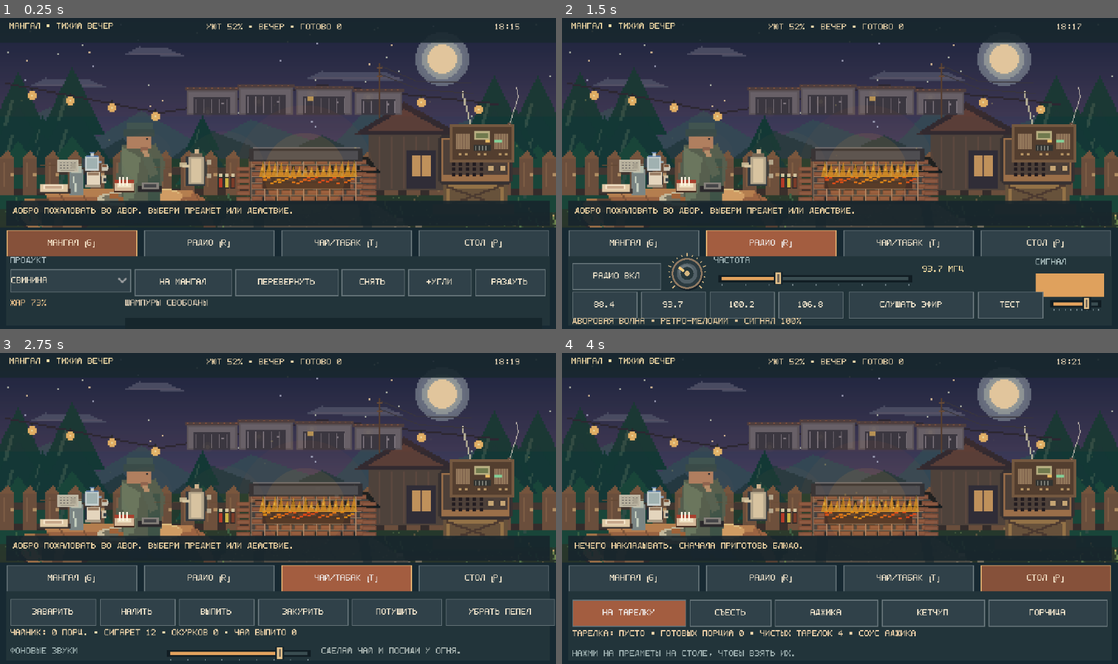
Above: before the commit, frames 1-4 (two rows, left to right).
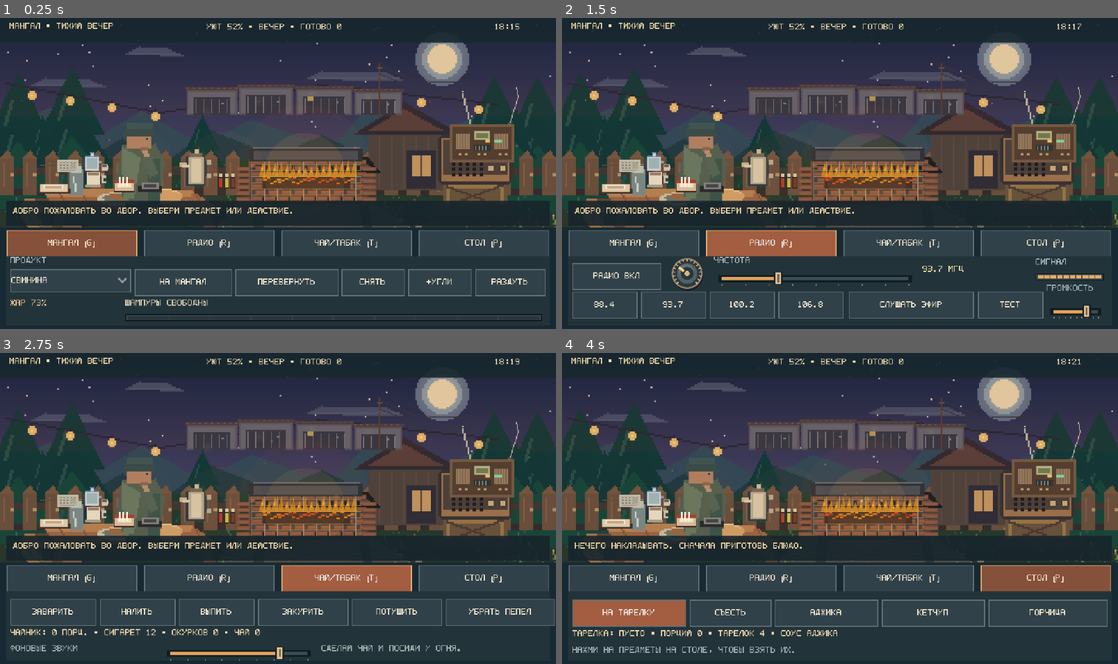
Above: after the commit, the same moments.

Repository: VovaShkrobtak/mangal-tihiy-vecher
Game: Godot game, scene res://scenes/main.tscn
Two runs of this game, one before a commit and one after it. Both use one fixed random seed, a clock stepped at 60 frames per second and the inputs below.
Inputs:
- Up to frame 1 (0.25 s): no input
- Up to frame 2 (1.5 s): click "МАНГАЛ [G]" at 0.5 s; click "РАДИО [R]" at 1.25 s
- Up to frame 3 (2.75 s): click "ЧАЙ/ТАБАК [T]" at 2 s
- Up to frame 4 (4 s): click "СТОЛ [P]" at 2.75 s; click "НА ТАРЕЛКУ" at 3.5 s

The runs differ from the first frame. In frame 1, 0.3% of the frame differs, in the area x 22-98%, y 95-98%; in frame 2, 1.5%, in the area x 1-98%, y 75-99%; in frame 3, 0.5%; in frame 4, 1.0%.

Commit message:
Fix radio HUD overflow: native meter sizing, duplicate announcements and panel clipping

Diff:
--- a/mangal_evening/scripts/hud.gd
+++ b/mangal_evening/scripts/hud.gd
@@ -6,6 +6,7 @@
 const Data = preload("res://scripts/data.gd")
 const PixelFont = preload("res://scripts/pixel_font.gd")
 const PixelSlider = preload("res://scripts/pixel_slider.gd")
+const PixelMeter = preload("res://scripts/pixel_meter.gd")
 const RadioDial = preload("res://scripts/radio_dial.gd")
 
 var state = null
@@ -20,7 +21,7 @@
 var hint_label: Label
 var coal_label: Label
 var food_label: Label
-var progress_bar: ProgressBar
+var progress_bar: Control
 var radio_label: Label
 var radio_freq_label: Label
 var rest_label: Label
@@ -29,13 +30,14 @@
 var volume_slider: Control
 var ambience_slider: Control
 var radio_dial: Control
-var reception_bar: ProgressBar
+var reception_bar: Control
 var radio_toggle: Button
 var food_picker: OptionButton
 var panels: Array[Control] = []
 var tabs: Array[Button] = []
 var interactive: Array[Control] = []
 var pixel_font: FontFile
+var ui_labels: Array[Label] = []
 
 func setup(game_state: Node, tuner: Node, ambience: Node) -> void:
 	state = game_state
@@ -52,18 +54,33 @@
 	toast_timer = maxf(0.0, toast_timer - delta)
 	if toast_timer <= 0.0 and hint_label != null:
 		var speech: String = radio.broadcast_description()
-		hint_label.text = ("РАДИО: " + speech) if speech != "" else "КАСАНИЕ: СТОЛ — ПРЕДМЕТЫ, МАНГАЛ — ШАМПУРЫ, РАДИО — ВОЛНА."
+		if selected_tab == 1:
+			var station_line: String = speech if speech != "" else radio.station_description()
+			hint_label.text = _one_line("РАДИО: " + station_line, 90)
+		else:
+			hint_label.text = "КАСАНИЕ: ПРЕДМЕТЫ НА СТОЛЕ, МАНГАЛ, РАДИО. ВЫБЕРИ ВКЛАДКУ."
+
+func _one_line(message: String, limit: int = 88) -> String:
+	var line: String = message.replace("\n", " ").strip_edges()
+	if line.length() <= limit:
+		return line
+	var cutoff: int = line.rfind(" ", limit - 4)
+	if cutoff < limit / 2:
+		cutoff = limit - 3
+	return line.substr(0, cutoff).strip_edges() + "..."
 
 func _label(parent: Node, txt: String, x: float, y: float, width: float, font_size: int = 11, color: Color = Color("#f2ddbc")) -> Label:
 	var l := Label.new()
 	l.text = txt
 	l.position = Vector2(x, y)
-	l.size = Vector2(width, 18)
+	l.size = Vector2(width, 13)
 	l.clip_text = true
+	l.text_overrun_behavior = TextServer.OVERRUN_TRIM_ELLIPSIS
 	l.add_theme_font_override("font", pixel_font)
 	l.add_theme_font_size_override("font_size", font_size)
 	l.add_theme_color_override("font_color", color)
 	parent.add_child(l)
+	ui_labels.append(l)
 	return l
 
 func _style(button: Button, active: bool = false) -> void:
@@ -112,21 +129,12 @@
 	interactive.append(slider)
 	return slider
 
-func _bar(parent: Node, x: float, y: float, w: float) -> ProgressBar:
-	var bar := ProgressBar.new()
+func _bar(parent: Node, x: float, y: float, w: float) -> Control:
+	var bar := PixelMeter.new()
+	bar.name = "PixelMeter"
 	bar.position = Vector2(x, y)
 	bar.size = Vector2(w, 8)
-	bar.max_value = 100.0
-	bar.show_percentage = false
 	bar.mouse_filter = Control.MOUSE_FILTER_IGNORE
-	var bg := StyleBoxFlat.new()
-	bg.bg_color = Color("#16262c")
-	bg.set_corner_radius_all(0)
-	var fill := StyleBoxFlat.new()
-	fill.bg_color = Color("#dfa15d")
-	fill.set_corner_radius_all(0)
-	bar.add_theme_stylebox_override("background", bg)
-	bar.add_theme_stylebox_override("fill", fill)
 	parent.add_child(bar)
 	return bar
 
@@ -191,7 +199,7 @@
 	_button(panel, "РАЗДУТЬ", 547, 291, 81, 27, _send.bind("fan"))
 	coal_label = _label(panel, "", 12, 326, 127, 11, Color("#ffce92"))
 	food_label = _label(panel, "", 144, 326, 480, 11, Color("#e9d7bd"))
-	progress_bar = _bar(panel, 144, 347, 480)
+	progress_bar = _bar(panel, 144, 343, 480)
 
 func _make_radio(panel: Control) -> void:
 	radio_toggle = _button(panel, "РАДИО ВКЛ", 12, 284, 95, 26, _send.bind("power"))
@@ -213,8 +221,10 @@
 		_button(panel, "%0.1f" % float(station["freq"]), 12 + float(i) * 79.0, 317, 75, 26, _preset.bind(i))
 	_button(panel, "СЛУШАТЬ ЭФИР", 330, 317, 144, 26, _send.bind("radio_broadcast"))
 	_button(panel, "ТЕСТ", 479, 317, 75, 26, _send.bind("radio_test"))
-	volume_slider = _pixel_slider(panel, 558, 321, 67, 0.0, 1.0, 0.05, radio.volume, _volume_changed)
-	radio_label = _label(panel, "", 12, 347, 615, 10, Color("#e4c99e"))
+	volume_slider = _pixel_slider(panel, 558, 330, 67, 0.0, 1.0, 0.05, radio.volume, _volume_changed)
+	# The single radio status/broadcast line lives in the upper hint panel.
+	# No duplicate text at the bottom edge of the viewport.
+	_label(panel, "ГРОМКОСТЬ", 558, 309, 70, 8, Color("#a3b5b9"))
 
 func _make_rest(panel: Control) -> void:
 	_button(panel, "ЗАВАРИТЬ", 12, 285, 99, 28, _send.bind("brew"))
@@ -224,9 +234,9 @@
 	_button(panel, "ПОТУШИТЬ", 405, 285, 104, 28, _send.bind("extinguish"))
 	_button(panel, "УБРАТЬ ПЕПЕЛ", 513, 285, 115, 28, _send.bind("empty_ashtray"))
 	rest_label = _label(panel, "", 12, 320, 612, 11, Color("#ffe0b2"))
-	_label(panel, "ФОНОВЫЕ ЗВУКИ", 12, 341, 170, 9, Color("#a6b9b9"))
+	_label(panel, "ФОНОВЫЕ ЗВУКИ", 12, 338, 170, 9, Color("#a6b9b9"))
 	ambience_slider = _pixel_slider(panel, 188, 338, 174, 0.0, 1.0, 0.05, soundscape.ambient_volume, _ambient_changed)
-	_label(panel, "СДЕЛАЙ ЧАЙ И ПОСИДИ У ОГНЯ.", 370, 341, 254, 9, Color("#b2bdb9"))
+	_label(panel, "СДЕЛАЙ ЧАЙ И ПОСИДИ У ОГНЯ.", 370, 338, 254, 9, Color("#b2bdb9"))
 
 func _make_table(panel: Control) -> void:
 	_button(panel, "НА ТАРЕЛКУ", 12, 286, 131, 27, _send.bind("plate"))
@@ -235,7 +245,7 @@
 	_button(panel, "КЕТЧУП", 368, 286, 119, 27, _sauce.bind(1))
 	_button(panel, "ГОРЧИЦА", 491, 286, 137, 27, _sauce.bind(2))
 	table_label = _label(panel, "", 12, 321, 612, 11, Color("#ffdeb2"))
-	_label(panel, "НАЖМИ НА ПРЕДМЕТЫ НА СТОЛЕ, ЧТОБЫ ВЗЯТЬ ИХ.", 12, 344, 610, 9, Color("#a7b9b9"))
+	_label(panel, "НАЖМИ НА ПРЕДМЕТЫ НА СТОЛЕ, ЧТОБЫ ВЗЯТЬ ИХ.", 12, 340, 610, 9, Color("#a7b9b9"))
 
 func _send(action: String) -> void:
 	request.emit(action, null)
@@ -297,16 +307,16 @@
 	radio_freq_label.text = "%0.1f МГЦ" % radio.frequency
 	reception_bar.value = radio.reception * 100.0
 	var program: String = radio.broadcast_description()
-	radio_label.text = program if program != "" else radio.station_description()
+	## Radio status is shown once in the message strip, not below the controls.
 	if not is_equal_approx(radio_slider.value, radio.frequency):
 		radio_slider.set_value_no_signal(radio.frequency)
 	if not is_equal_approx(radio_dial.frequency, radio.frequency):
 		radio_dial.set_frequency(radio.frequency)
 	if not is_equal_approx(volume_slider.value, radio.volume):
 		volume_slider.set_value_no_signal(radio.volume)
-	rest_label.text = "%s • СИГАРЕТ %d • ОКУРКОВ %d • ЧАЙ ВЫПИТО %d" % [state.cup_description(), state.cigarettes_in_pack, state.ashtray_ash, state.tea_count]
+	rest_label.text = _one_line("%s • СИГАРЕТ %d • ОКУРКОВ %d • ЧАЙ %d" % [state.cup_description(), state.cigarettes_in_pack, state.ashtray_ash, state.tea_count], 84)
 	var plate_info := "ТАРЕЛКА: ПУСТО" if state.plated_food == "" else "ТАРЕЛКА: %s %s" % [state.plated_food, state.plated_sauce]
-	table_label.text = "%s • ГОТОВЫХ ПОРЦИЙ %d • ЧИСТЫХ ТАРЕЛОК %d • СОУС %s" % [plate_info, state.unplated_portions, state.plates_clean, state.sauce_selected]
+	table_label.text = _one_line("%s • ПОРЦИЙ %d • ТАРЕЛОК %d • СОУС %s" % [plate_info, state.unplated_portions, state.plates_clean, state.sauce_selected], 84)
 
 func layout_errors() -> PackedStringArray:
 	# CI regression guard: every clickable region must be in the 640x360 viewport,
@@ -326,5 +336,15 @@
 				if rect.intersects(other.get_global_rect()):
 					issues.append("Overlap: %s %s and %s %s at tab %d" % [control.name, str(rect), other.name, str(other.get_global_rect()), t])
 			visible_controls.append(control)
+	# Labels must not be truncated by the bottom of the game viewport.
+	for label in ui_labels:
+		if not label.is_visible_in_tree():
+			continue
+		var lr: Rect2 = label.get_global_rect()
+		if lr.position.y < 0.0 or lr.end.y > 354.01:
+			issues.append("Label clipped vertically: %s at %s" % [label.text, str(lr)])
+	# Native ProgressBar's theme minimum-size can silently inflate its height.
+	if reception_bar.size.y > 10.0 or progress_bar.size.y > 10.0:
+		issues.append("A pixel meter grew beyond the requested 8px")
 	set_tab(current)
 	return issues
--- /dev/null
+++ b/mangal_evening/scripts/pixel_meter.gd
@@ -0,0 +1,27 @@
+extends Control
+## Tiny, non-interactive pixel meter: no Theme or minimum-size from ProgressBar.
+## Works for both radio reception and food progress.
+
+var value: float = 0.0:
+	set(next):
+		value = clampf(next, 0.0, 100.0)
+		queue_redraw()
+
+func _ready() -> void:
+	mouse_filter = Control.MOUSE_FILTER_IGNORE
+	focus_mode = Control.FOCUS_NONE
+	queue_redraw()
+
+func _draw() -> void:
+	var width: float = maxf(12.0, size.x)
+	var height: float = maxf(6.0, size.y)
+	draw_rect(Rect2(0, 0, width, height), Color("#0c171d"))
+	draw_rect(Rect2(1, 1, width - 2, height - 2), Color("#39474c"))
+	var filled: int = int(roundf(value * 0.1))
+	var usable_width: float = width - 5.0
+	for i in range(10):
+		var from_x: float = 3.0 + floorf(usable_width * float(i) / 10.0)
+		var to_x: float = 3.0 + floorf(usable_width * float(i + 1) / 10.0) - 1.0
+		if to_x > from_x:
+			var color: Color = Color("#e7ae65") if i < filled else Color("#26363b")
+			draw_rect(Rect2(from_x, 2.0, to_x - from_x, height - 4.0), color)
--- a/mangal_evening/scripts/radio_dial.gd
+++ b/mangal_evening/scripts/radio_dial.gd
@@ -66,7 +66,7 @@
 	for i in range(17):
 		var angle: float = START_ANGLE + (END_ANGLE - START_ANGLE) * float(i) / 16.0
 		var unit := Vector2(cos(angle), sin(angle))
-		draw_line(c + unit * (radius + 5), c + unit * (radius + (9 if i % 4 == 0 else 7)), Color("#e7c38a"), 1.0)
+		draw_line(c + unit * (radius - 1), c + unit * (radius + 2), Color("#e7c38a"), 1.0)
 	var fraction: float = (frequency - MIN_MHZ) / (MAX_MHZ - MIN_MHZ)
 	var pointer_angle := START_ANGLE + fraction * (END_ANGLE - START_ANGLE)
 	var pointer := Vector2(cos(pointer_angle), sin(pointer_angle))
--- a/mangal_evening/tests/smoke_test.gd
+++ b/mangal_evening/tests/smoke_test.gd
@@ -38,9 +38,18 @@
 		fail("Living ambient audio player is missing")
 		return
 	var dial: Control = hud.get("radio_dial")
-	var strength: ProgressBar = hud.get("reception_bar")
+	var strength: Control = hud.get("reception_bar")
 	if dial == null or strength == null:
 		fail("Analogue tuning controls are missing")
+		return
+	if strength is ProgressBar:
+		fail("Native ProgressBar was not replaced by a fixed pixel meter")
+		return
+	if strength.size.y > 10.0:
+		fail("Signal meter ignores 8px visual bounds")
+		return
+	if hud.get("radio_label") != null:
+		fail("Radio announcements are duplicated at the bottom edge")
 		return
 	if hud.get_node_or_null("TuningKnob") != null:
 		fail("Radio dial must live in the radio tab")
